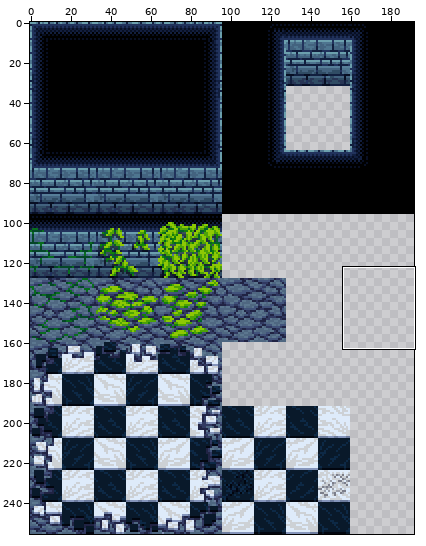
Two versions of one sprite sheet, tiles.png. Above, an overview of the earlier version with the close-up marked.
Close-up. Before the edit:
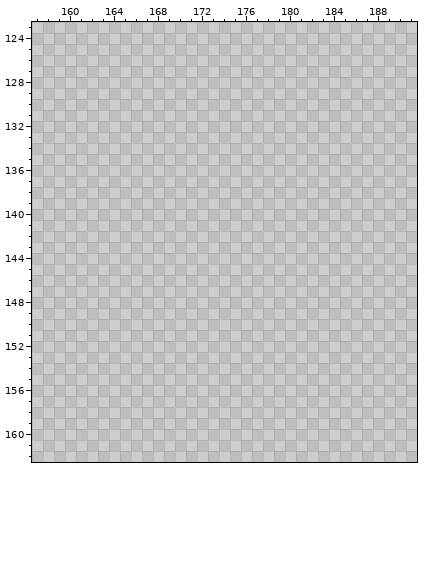
The file is 192x256 pixels. Colours within 5 levels of each other are drawn and written as one. Shown: x 157..191, y 123..162.
Palette (. is transparent): 
New version:
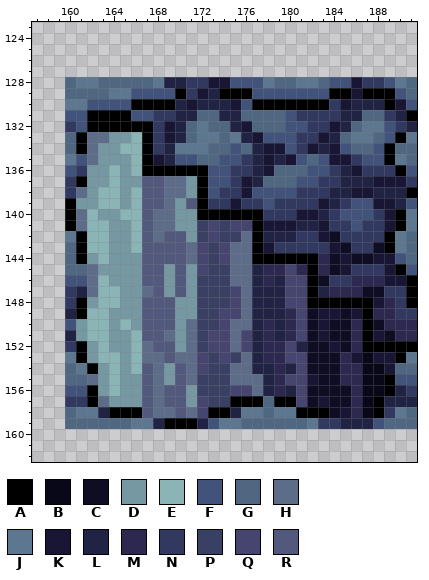
Colours new in this view: A #000000  B #090819  C #0e0d23  D #7598a2  E #8bb4b6  F #42537b  G #4f6781  H #5d6c89  J #5c778f  K #181634  L #202343  M #2c2850  N #313961  P #394064  Q #464570  R #52597d
Commit message: add stair tile to 'tiles' Signed-off-by: Lorant Madden <mechwhale@gmail.com>
Diff:
y 128: x 160..191 ................................ -> GJJGGGGGJLLNNKKFFFJGGJJGFFKNNFJG
y 129: x 160..191 ................................ -> GGGGJJFFFFANKLAAAFFFFFFFAAKAAAFG
y 130: x 160..191 ................................ -> JJFFFFAAAALKLLLKFAAAAAAANKLLLAKF
y 131: x 160..191 ................................ -> FFAAAAFFNNLLGGLLGGGGFNNNNLLGGNLA
y 132: x 160..191 ................................ -> NFAAAAAANKLGJGGLKGGGFFNNKLGJJFNL
y 133: x 160..191 ................................ -> GAHHDDEANKLGJJGJLKFFFNNKLGJJGFAJ
y 134: x 160..191 ................................ -> GAHDDEEANLJJJGGFGLKKFNKLKFGGFAGG
y 135: x 160..191 ................................ -> JFHDDDEAKLFFGGFFNLKLKFGFKKNFFAJG
y 136: x 160..191 ................................ -> FNDDEDEAAAAAAFFNNLKGGGFFNLKNNNAF
y 137: x 160..191 ................................ -> NADDEDDRRHHDAFFNKLGGGFFNNLLLKKKN
y 138: x 160..191 ................................ -> NHDEEDERRHHDAFNNKFFFFNNNLLKKLLLA
y 139: x 160..191 ................................ -> ADDEEDERRHDRANNKNNFNNNNKLNFFKKLF
y 140: x 160..191 ................................ -> AHEDDEERHHDDAAAAAANNNKKLNFFFNKAJ
y 141: x 160..191 ................................ -> AHEEDDERHHDDPQPQQAKKKLLKNNFNNKAJ
y 142: x 160..191 ................................ -> JAEEDDERHRRDPQPPHALLLNNKCNNNNAJG
y 143: x 160..191 ................................ -> GAEEDDERRRRHQPQHHAKNNNNNKCNNCAJG
y 144: x 160..191 ................................ -> GADEDDDRRRRHQPQHHAAAAAAMCKCCKKFG
y 145: x 160..191 ................................ -> GGHDDDDRRDRDQPPHHLMMQMAMCKNNNKAF
y 146: x 160..191 ................................ -> FFHEDDDRRDRDPPPHHLMLQQACNNMMMKKA
y 147: x 160..191 ................................ -> NLHEEDDHRDRDPPPQHLLLQQALMMMCCNNA
y 148: x 160..191 ................................ -> NADEEDDRRRDDPPPQHLLLQQAAAAAAKMNA
y 149: x 160..191 ................................ -> LAEEDDDRRRDDPPQQHLLLMQCKKCKAMMNN
y 150: x 160..191 ................................ -> FDEEDEDRRRDHPPQHHLMLMQCKCCMACMMM
y 151: x 160..191 ................................ -> LDEEDDERRHDHPQQHQLMLMQCKCCMAKCMM
y 152: x 160..191 ................................ -> NADEDDEHRRDHPQQHQLMMQLCCKCMAAAAA
y 153: x 160..191 ................................ -> JADEEDEHHRHHQPQPHLMMQQCCCMKBKKAJ
y 154: x 160..191 ................................ -> GJADEDERHDRHQPPHHLLMLQCCCMMBBKGG
y 155: x 160..191 ................................ -> GGHDEDDRHDRHPPPHHHLMQQKCCMMBBAFF
y 156: x 160..191 ................................ -> FFADEDDRHRRDPPPQQHLMLQCCCCMBBALN
y 157: x 160..191 ................................ -> NNAHDDDRHRRDQPPAAAGAAQCKCCMBALLL
y 158: x 160..191 ................................ -> GJJLAAARHHRHQAALJJGJJAAACKMBANJG
y 159: x 160..191 ................................ -> GGGGGGJJLAAALFJJGGGGGGJNNLLLFGGG
Pixel boxes of the changes (left, top, right, bottom) in both close-ups:
added: (65, 77, 417, 429)
